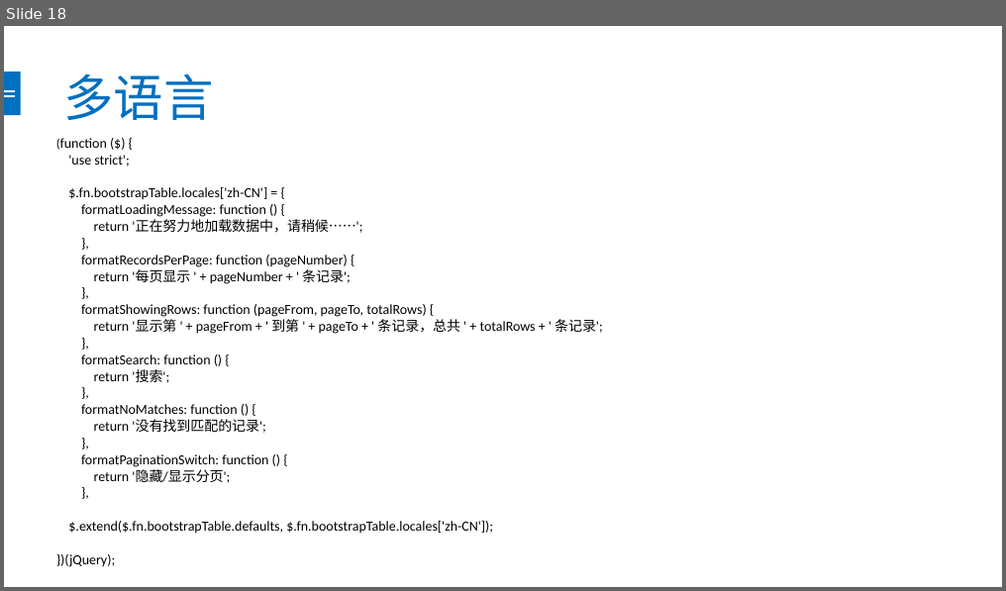
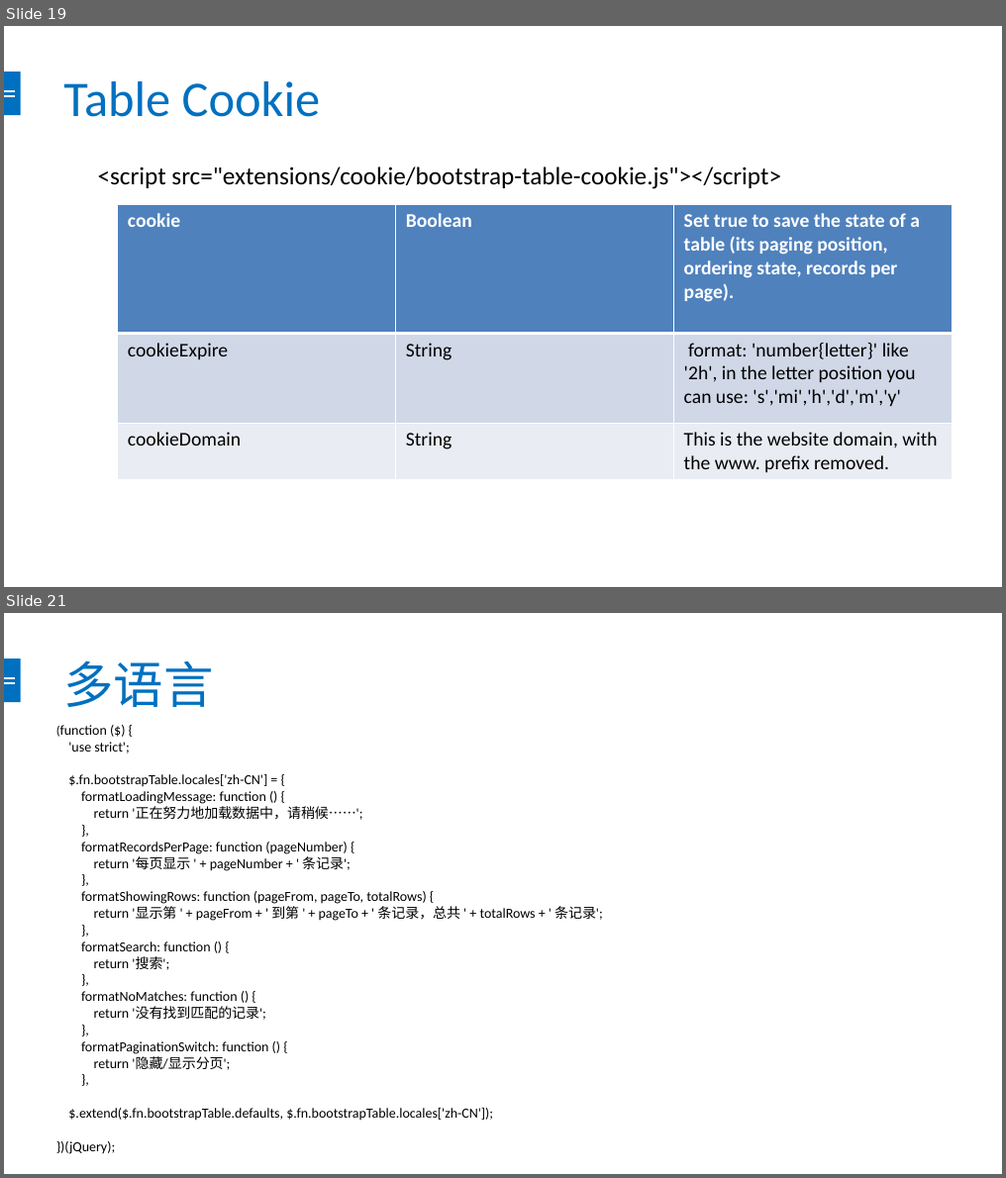
Before and after one commit to chendingguo/workspace, a slide deck: springboot-mybatis-master/bootstrap-table.pptx. Shown one above the other, each under a label of ours: slide 18 before the commit, slides 19 and 21 after it; the slides between them are not shown. The pictures are 1006x591 and 1006x1178 pixels, drawn with LibreOffice and Linux fonts; fonts in the diff are those of the drawing. Boxes give left, top, right and bottom in pixels: in the first picture for what was removed or moved away, otherwise in the second. Text is boxed around its words. In the diff, an @@ line names an element or a change of style, - is before the commit and + after.

```diff
--- a/springboot-mybatis-master/bootstrap-table.pptx
+++ b/springboot-mybatis-master/bootstrap-table.pptx
@@ slide 19 added at [4, 26, 1002, 587], background #FFFFFF; not listed: 3 template elements that a slide beside it also shows @@
@@ title added at [63, 81, 320, 117], 36 pt, text #0070C0 @@
+Table Cookie
@@ text added at [98, 167, 781, 189], 18 pt, text #000000 @@
+<script src="extensions/cookie/bootstrap-table-cookie.js"></script>
@@ table added at [118, 204, 953, 476], 3 rows, 3 columns @@
+cookie | Boolean | Set true to save the state of a table (its paging position, ordering state, records per page).
+cookieExpire | String | format: 'number{letter}' like '2h', in the letter position you can use: 's','mi','h','d','m','y'
+cookieDomain | String | This is the website domain, with the www. prefix removed.
@@ what was slide 18 is now slide 21 @@
```
Also in this commit, not shown: 6 slides changed, 3 other slides added, 3 slides removed, 29 other files.
